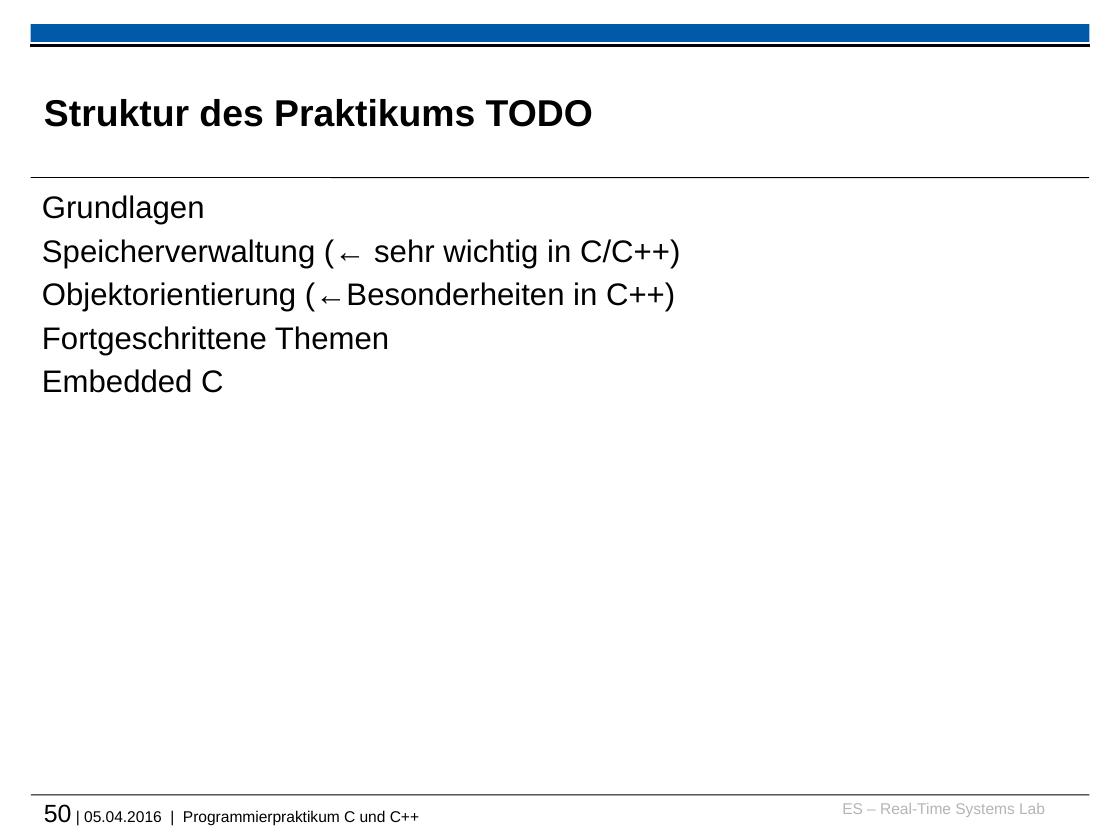
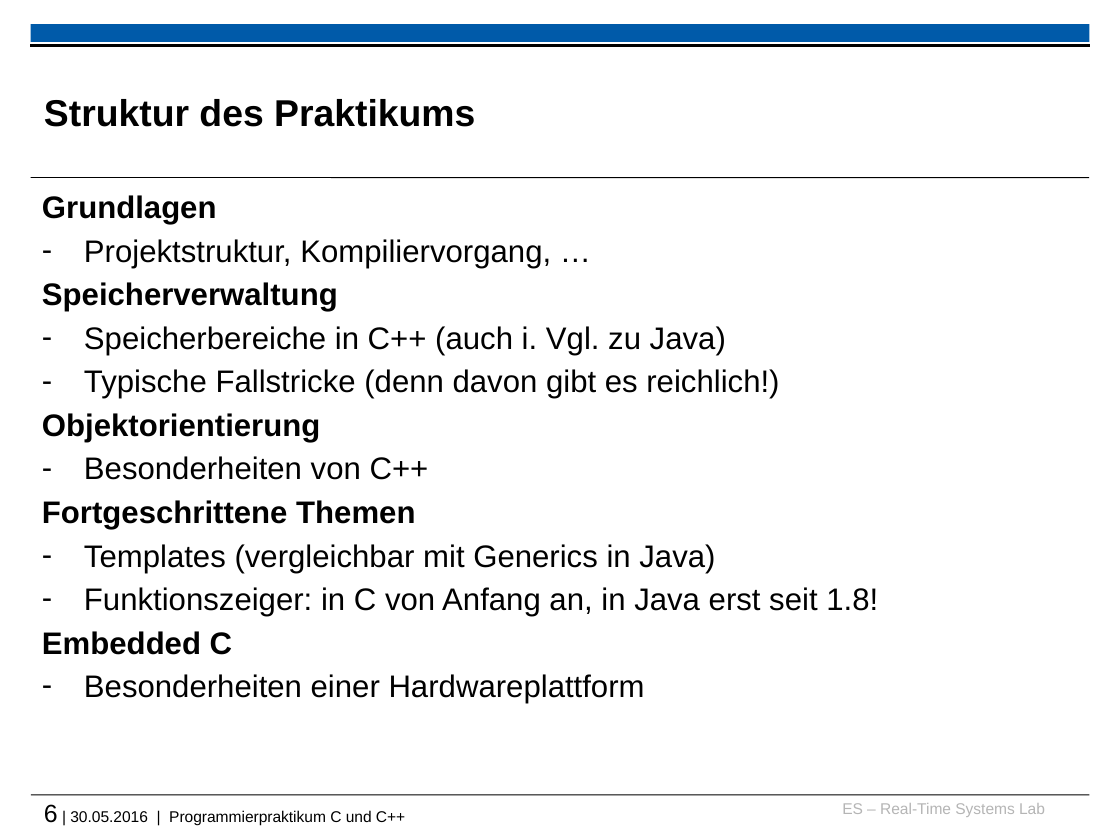
Before and after one commit to h82k/tud-cppp, a slide deck: slide 6 of cppp_lecture.pptx (slide 50 before the commit). Drawn at 1120x840 pixels with LibreOffice and Linux fonts; fonts in the diff are those of the drawing; background and template pictures are left out. Boxes give left, top, right and bottom in pixels: in the first picture for what was removed or moved away, otherwise in the second. Text is boxed around its words. In the diff, an @@ line names an element or a change of style, - is before the commit and + after.

```diff
--- a/cppp_lecture.pptx
+++ b/cppp_lecture.pptx
@@ title at (44, 99, 475, 127): text changed @@
-Struktur des Praktikums TODO
+Struktur des Praktikums
@@ text at (42, 195, 415, 655): bold on in "Grundlagen", "Fortgeschrittene Themen", "Embedded C" @@
@@ text at (42, 239, 779, 480): text changed @@
-Speicherverwaltung (← sehr wichtig in C/C++)
-Objektorientierung (←Besonderheiten in C++)
+– Projektstruktur, Kompiliervorgang, …
+Speicherverwaltung
+– Speicherbereiche in C++ (auch i. Vgl. zu Java)
+– Typische Fallstricke (denn davon gibt es reichlich!)
+Objektorientierung
+– Besonderheiten von C++
@@ text at (84, 544, 878, 616): paragraphs added @@
+– Templates (vergleichbar mit Generics in Java)
+– Funktionszeiger: in C von Anfang an, in Java erst seit 1.8!
@@ text at (84, 674, 645, 704): paragraph added @@
+– Besonderheiten einer Hardwareplattform
@@ text at (44, 804, 405, 825): text changed @@
-50 | 05.04.2016 | Programmierpraktikum C und C++
+6 | 30.05.2016 | Programmierpraktikum C und C++
```
Also in this commit, not shown: 80 other slides changed, 20 slides added, 14 slides removed, 1 other file.
